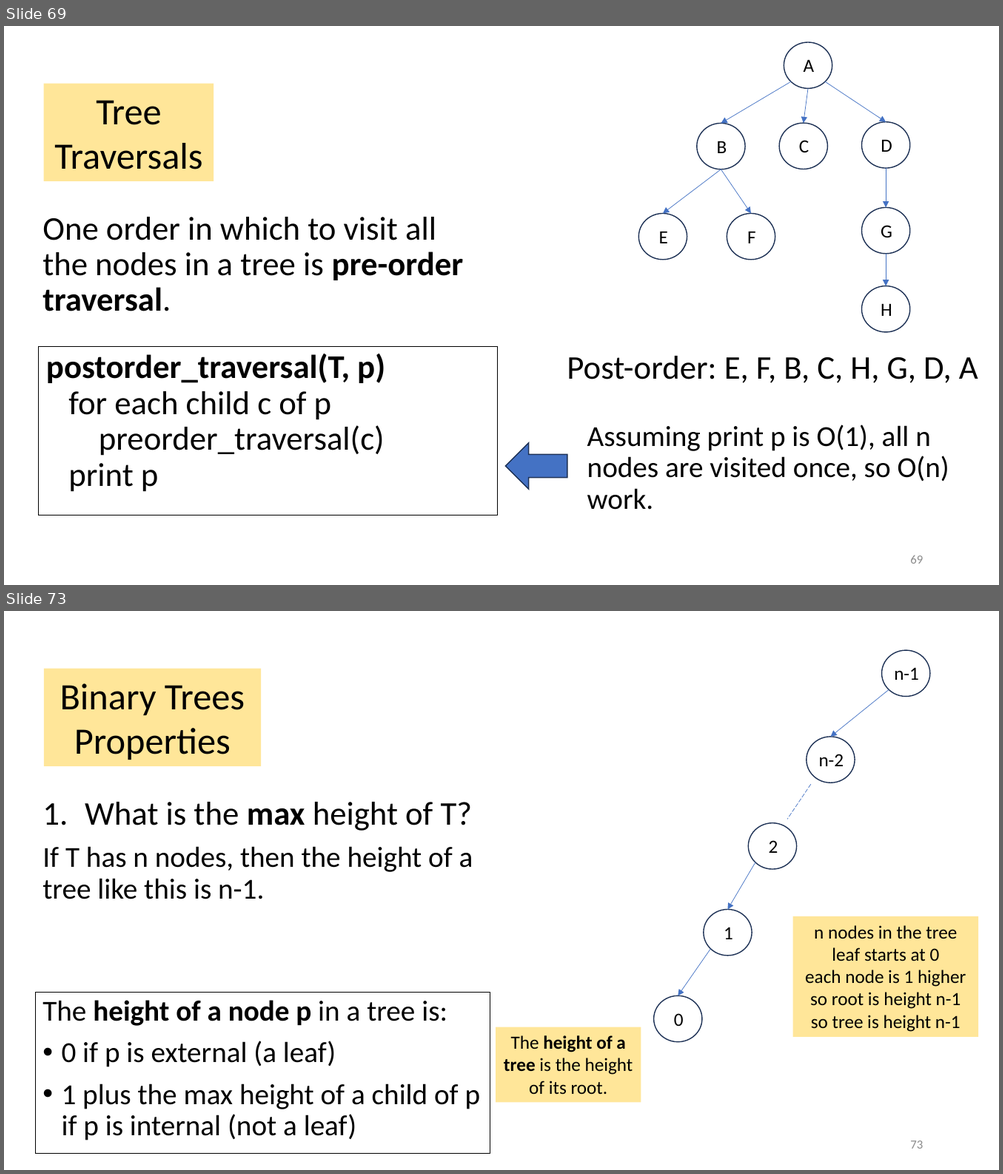
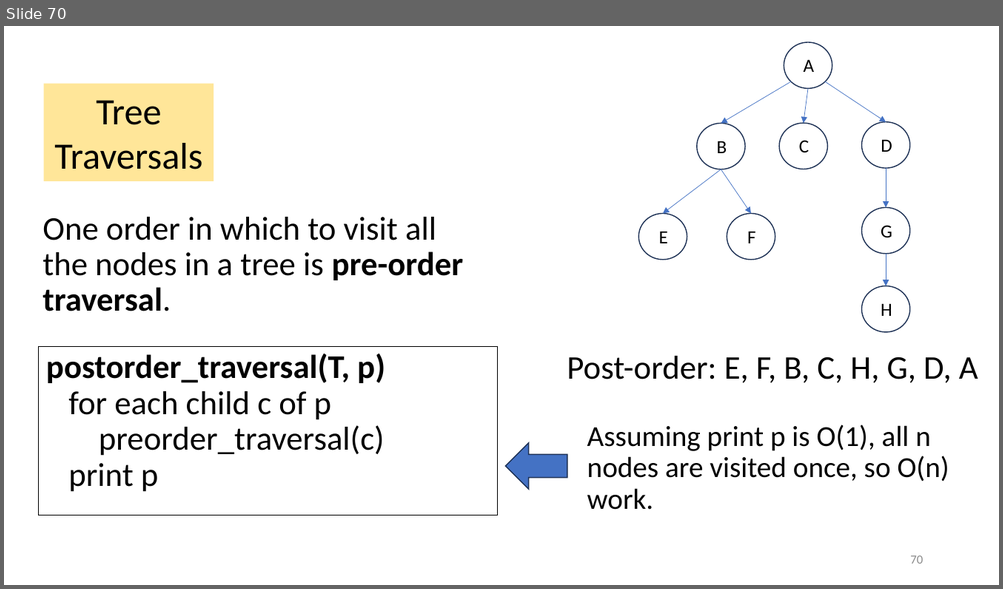
Before and after one commit to tjd1234/cmpt225summer2023, a slide deck: lecture_notes/week5/week5_trees.pptx. Shown one above the other, each under a label of ours: slides 69 and 73 before the commit, slide 70 after it; the slides between them are not shown. The pictures are 1003x1174 and 1003x589 pixels, drawn with LibreOffice and Linux fonts; fonts in the diff are those of the drawing. Boxes give left, top, right and bottom in pixels: in the first picture for what was removed or moved away, otherwise in the second. Text is boxed around its words. In the diff, an @@ line names an element or a change of style, - is before the commit and + after.

```diff
--- a/lecture_notes/week5/week5_trees.pptx
+++ b/lecture_notes/week5/week5_trees.pptx
@@ slide 73 removed at bbox=[4, 611, 999, 1170], background #FFFFFF @@
@@ ellipse removed at bbox=[882, 650, 930, 697] @@
@@ rectangle removed at bbox=[43, 669, 261, 766] @@
-Binary Trees Properties
@@ text removed at bbox=[893, 667, 919, 680] @@
-n-1
@@ arrow removed from (889, 690) to (831, 737) @@
@@ ellipse removed at bbox=[806, 737, 854, 783] @@
@@ text removed at bbox=[819, 754, 844, 766] @@
-n-2
@@ line removed from (811, 784) to (788, 819) @@
@@ text removed at bbox=[42, 802, 473, 900] @@
-1. What is the max height of T?
-If T has n nodes, then the height of a tree like this is n-1.
@@ ellipse removed at bbox=[748, 823, 797, 869] @@
@@ text removed at bbox=[768, 840, 778, 853] @@
-2
@@ arrow removed from (755, 863) to (728, 909) @@
@@ ellipse removed at bbox=[703, 909, 751, 956] @@
@@ rectangle removed at bbox=[793, 917, 978, 1038] @@
-n nodes in the tree
-leaf starts at 0
-each node is 1 higher
-so root is height n-1
-so tree is height n-1
@@ text removed at bbox=[723, 927, 733, 940] @@
-1
@@ arrow removed from (711, 949) to (677, 996) @@
@@ rectangle removed at bbox=[35, 992, 490, 1153] @@
-The height of a node p in a tree is:
-• 0 if p is external (a leaf)
-• 1 plus the max height of a child of p
-  if p is internal (not a leaf)
@@ ellipse removed at bbox=[654, 996, 703, 1042] @@
@@ rectangle removed at bbox=[495, 1028, 641, 1102] @@
-The height of a tree is the height of its root.
@@ text removed at bbox=[674, 1014, 683, 1026] @@
-0
@@ page number removed at bbox=[910, 1141, 922, 1149] @@
-73
@@ what was slide 69 is now slide 70 @@
@@ page number at bbox=[910, 556, 922, 564]: text changed @@
-69
+70
```
Also in this commit, not shown: 1 slide added, 16 other slides removed, 1 other file.
